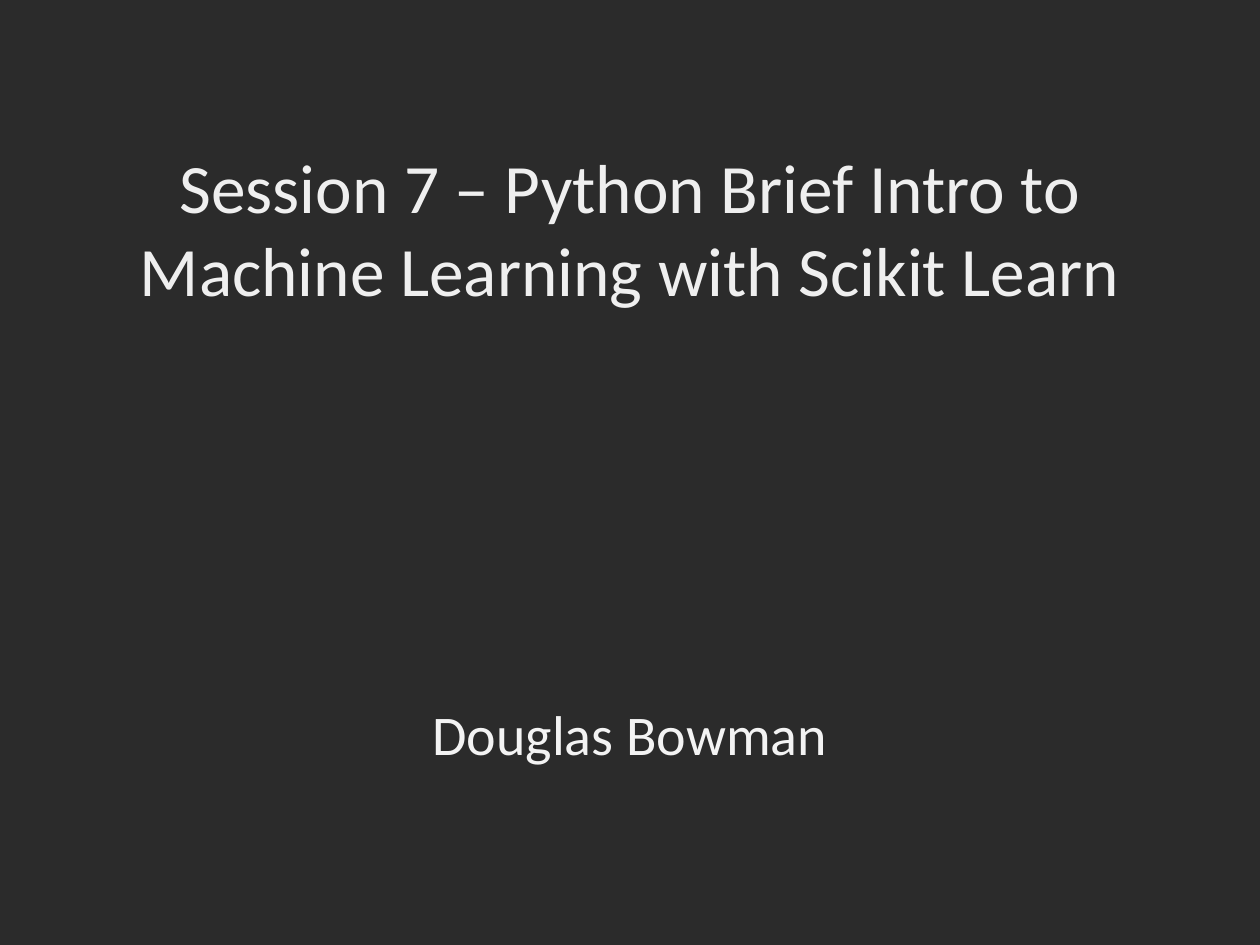
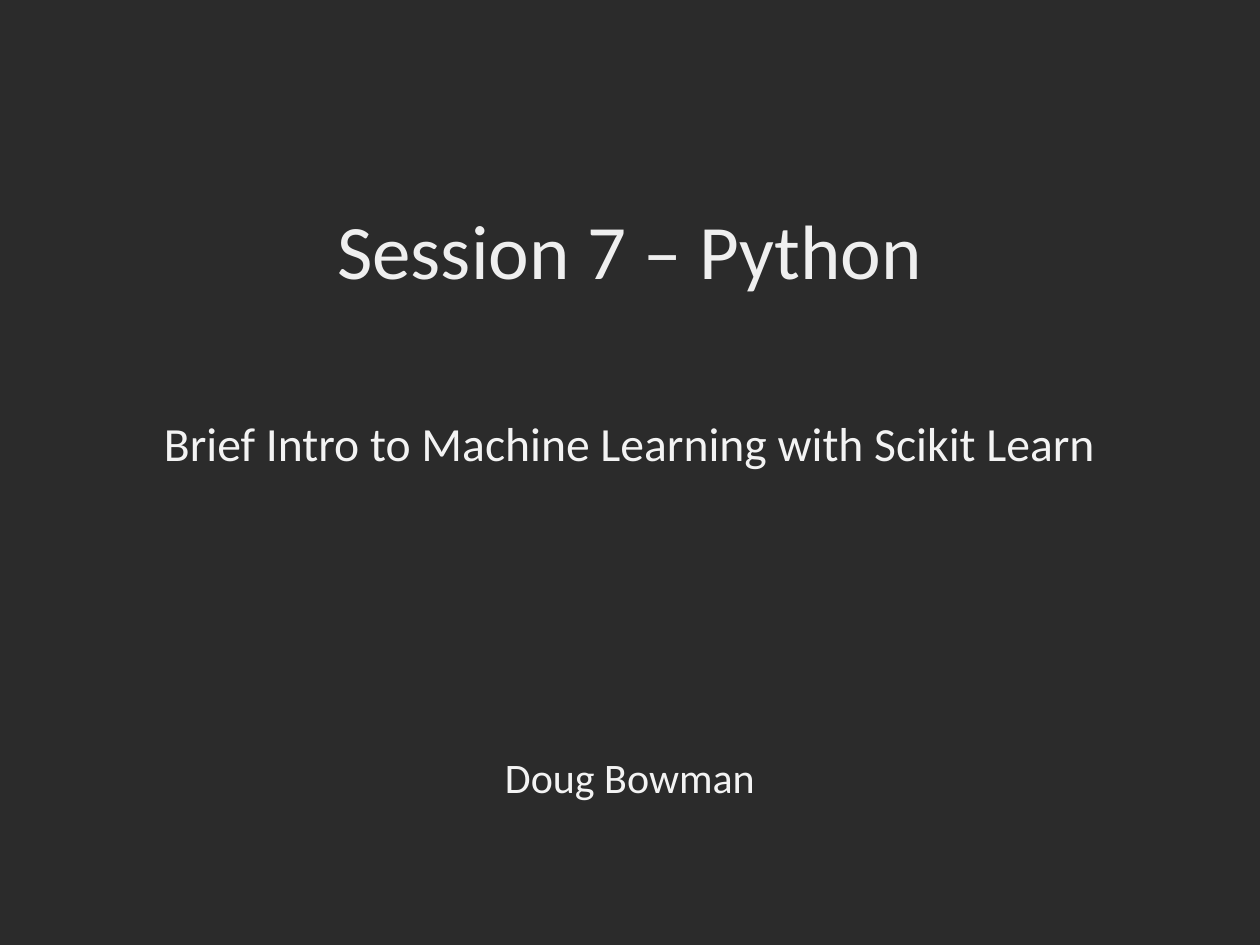
Before and after one commit to dbowmans46/PracticalProgramming, a slide deck: slide 1 of Session 7 - Python/Instructional Material/Session 7 - Python Brief Intro to Machine Learning with Scikit Learn.pptx. Drawn at 1260x945 pixels with LibreOffice and Linux fonts; fonts in the diff are those of the drawing; background and template pictures are left out; a plain dark background stands for a picture behind light text. Boxes give left, top, right and bottom in pixels: in the first picture for what was removed or moved away, otherwise in the second. Text is boxed around its words. In the diff, an @@ line names an element or a change of style, - is before the commit and + after.

Commit message:
Fixed typos, updated style, added underfitting and overfitting concepts.

```diff
--- a/Session 7 - Python/Instructional Material/Session 7 - Python Brief Intro to Machine Learning with Scikit Learn.pptx
+++ b/Session 7 - Python/Instructional Material/Session 7 - Python Brief Intro to Machine Learning with Scikit Learn.pptx
@@ title at [337, 225, 921, 292]: text changed; size 39.6 to 44 pt @@
-Session 7 – Python Brief Intro to Machine Learning with Scikit Learn
+Session 7 – Python
@@ subtitle added at [164, 428, 1094, 469], 27.2 pt, text #F3F3F3 @@
+Brief Intro to Machine Learning with Scikit Learn
@@ subtitle removed at [432, 716, 827, 765] @@
-Douglas Bowman
@@ text added at [505, 766, 755, 800], 24 pt, text #F3F3F3 @@
+Doug Bowman
```
Also in this commit, not shown: 16 other slides changed, 6 slides added.
